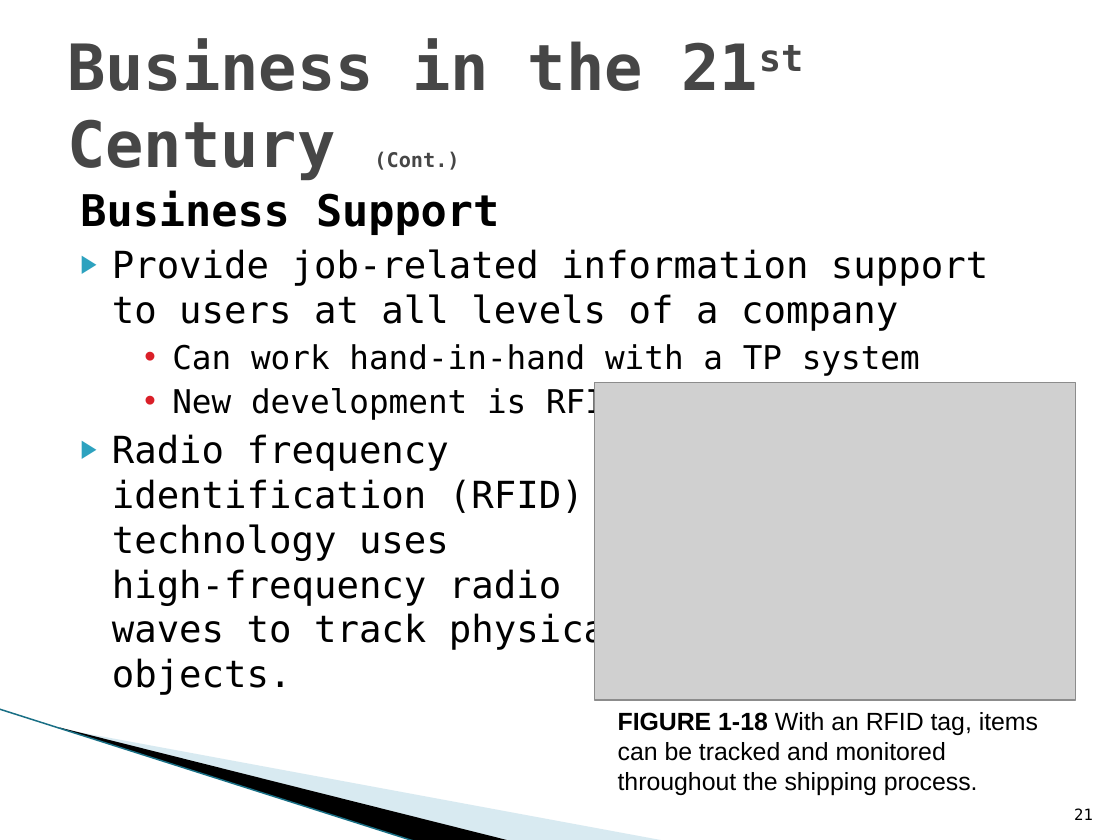
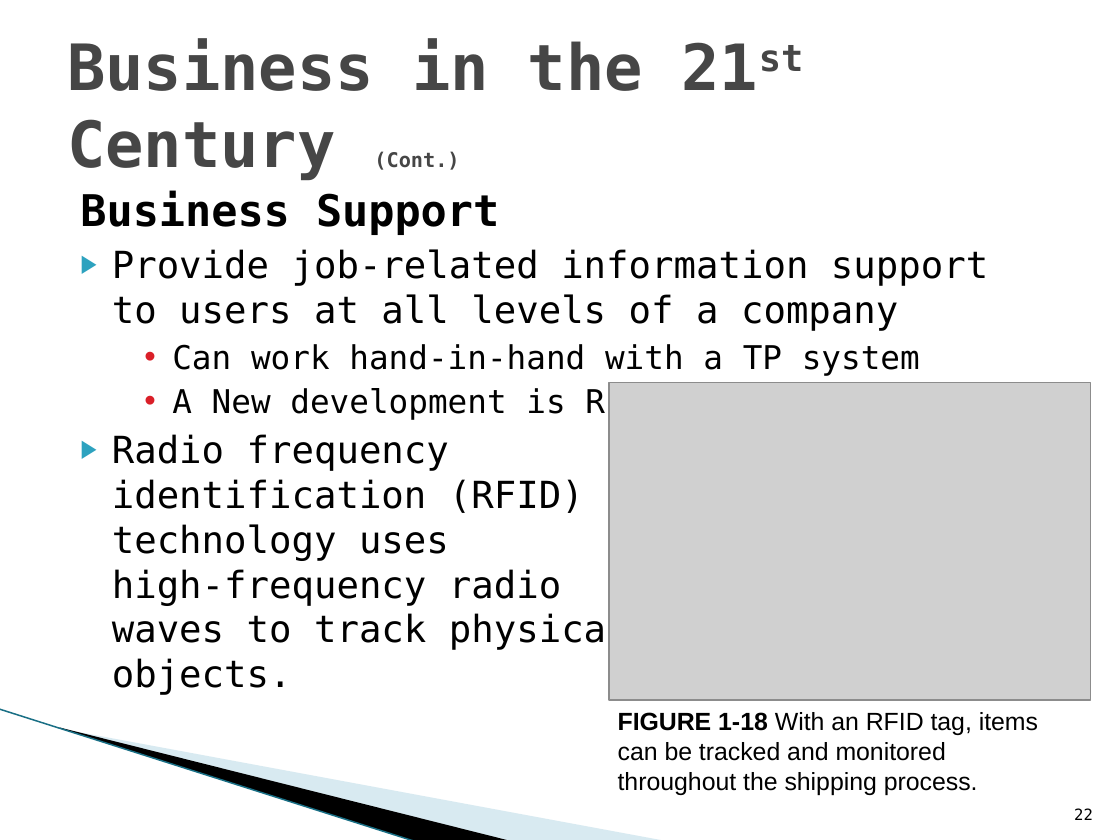
Before and after one commit to HarrisonSuffka/ITSE-1450, a slide deck: slide 22 of Power Points/Chapter 1.pptx (slide 21 before the commit). Drawn at 1120x840 pixels with LibreOffice and Linux fonts; fonts in the diff are those of the drawing; grey boxes stand for pictures; background and template pictures are left out. Boxes give left, top, right and bottom in pixels: in the first picture for what was removed or moved away, otherwise in the second. Text is boxed around its words. In the diff, an @@ line names an element or a change of style, - is before the commit and + after.

```diff
--- a/Power Points/Chapter 1.pptx
+++ b/Power Points/Chapter 1.pptx
@@ text at (172, 386, 664, 420): text changed @@
-    • New development is RFID
+    • A New development is RFID
@@ picture: place and size @@
-picture at (595, 383, 1076, 700)
+picture at (609, 383, 1091, 700)
@@ page number at (1074, 808, 1093, 820): text changed @@
-21
+22
```
Also in this commit, not shown: 3 other slides changed, 1 slide added, 5 other files.
